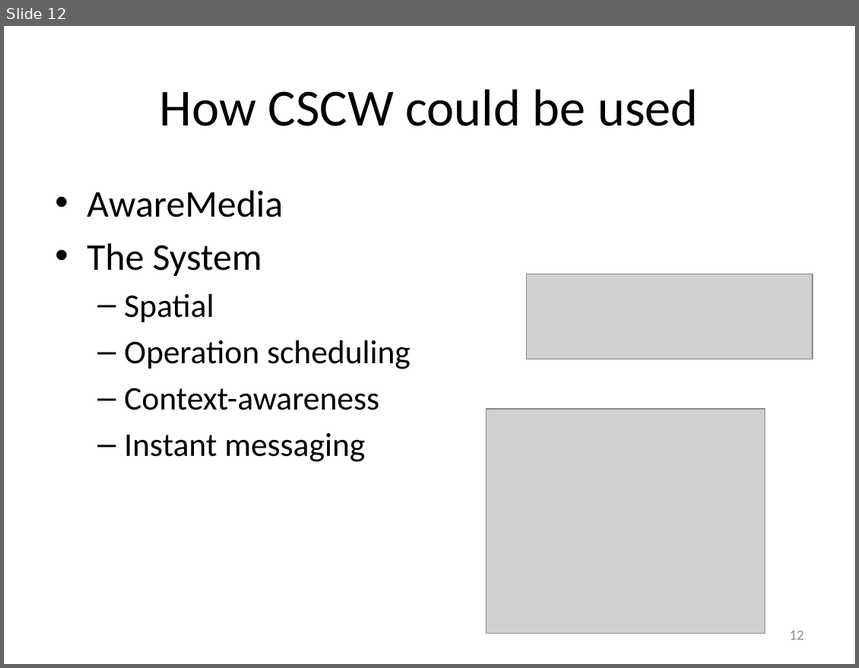
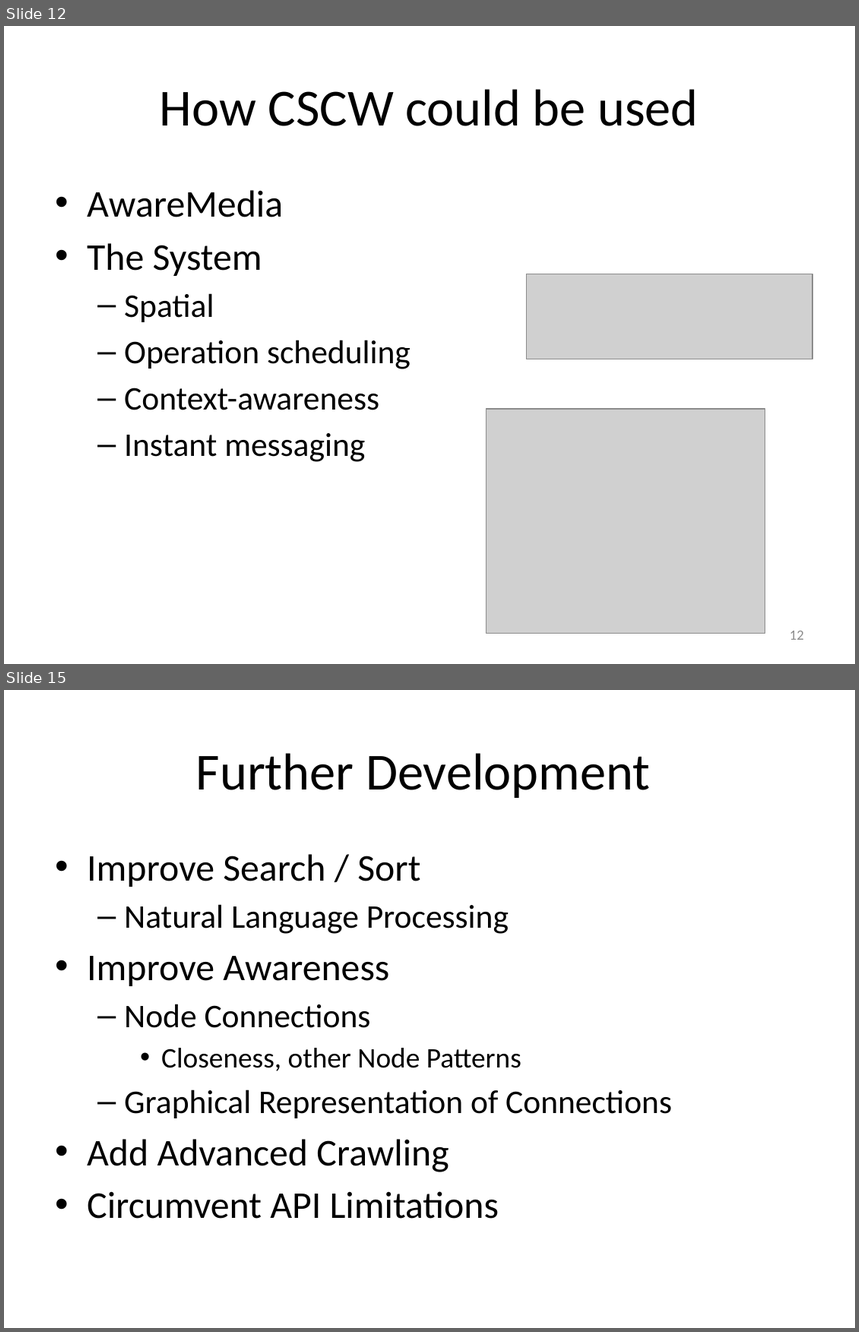
Before and after one commit to isurup/kalle-martin-group, a slide deck: SSE3/MartinPresentation/SSE3_4.pptx. Shown one above the other, each under a label of ours: slide 12 before the commit, slides 12 and 15 after it; the slides between them are not shown. The pictures are 859x668 and 859x1332 pixels, drawn with LibreOffice and Linux fonts; fonts in the diff are those of the drawing; grey boxes stand for pictures. Boxes give left, top, right and bottom in pixels: in the first picture for what was removed or moved away, otherwise in the second. Text is boxed around its words. In the diff, an @@ line names an element or a change of style, - is before the commit and + after.

```diff
--- a/SSE3/MartinPresentation/SSE3_4.pptx
+++ b/SSE3/MartinPresentation/SSE3_4.pptx
@@ slide 15 added at bbox=[4, 690, 855, 1328], background #FFFFFF @@
@@ title added at bbox=[196, 753, 651, 798], 44 pt, text #000000 @@
+Further Development
@@ text added at bbox=[87, 854, 672, 1219], 32 pt, text #000000 @@
+• Improve Search / Sort
+  – Natural Language Processing
+• Improve Awareness
+  – Node Connections
+    • Closeness, other Node Patterns
+  – Graphical Representation of Connections
+• Add Advanced Crawling
+• Circumvent API Limitations
```
Also in this commit, not shown: 3 other slides added, 1 slide removed, 2 other files.
